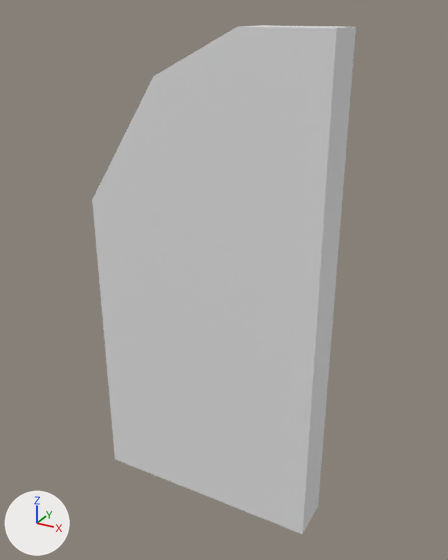
A saved change to the FBX model VRProject/Assets/_Project/ANW/Props/BrickStuffs/DoorRight.fbx.
Camera for both pictures: a 50 mm lens placed at (1.81, -5.16, 5.57), pointed at (-1.23, 0.36, 2.8). Lighting does not change. The marker at lower left points along +X, +Y and +Z. Where no turn or scale is listed for an object, it has been applied to the vertices.

Objects in the first picture: 'DoorRight'.
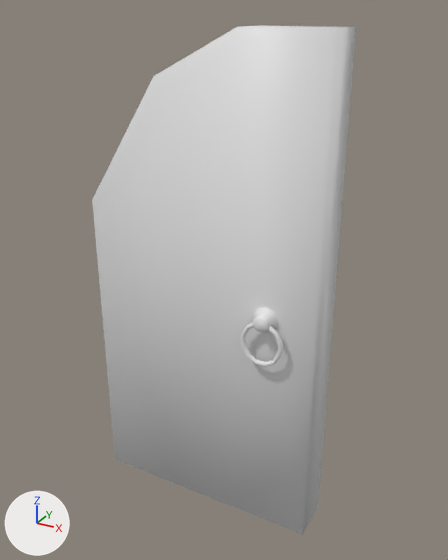
The newer file is also turned or shifted as a whole; pictures and numbers use the older file's frame.

Changed parts and their boxes (x1, y1, x2, y2) in the pictures (448 x 560 px):
```json
{"part": 1, "of": "me_cube_000", "change": "added", "after": [253, 307, 279, 333]}
{"part": 2, "of": "me_cube_000", "change": "added", "after": [240, 323, 283, 367]}
```

Edits to the scene script, one JSON object a line:
```json
{"block": "me_cube_000", "where": "# used by ob_doorright; location = (-2.7, 0.25, 0.0)"}
{"op": "remove", "block": "me_cube_000", "code": "me_cube_000.from_pydata(...)  # 169 vertices, 162 faces; spans x 0.0..2.71, y -0.25..0.43, z 0.0..5.41"}
{"op": "add", "block": "me_cube_000", "code": "me_cube_000.from_pydata(...)  # 322 vertices, 310 faces; spans x 0.0..2.71, y -0.43..0.43, z 0.0..5.41"}
{"block": "me_cube_000", "change": "me_cube_000 part 1: the loose piece of 41 vertices spanning x 2.03..2.3, y 0.18..0.43, z 2.51..2.79 is copied, and the copy is mirrored in y about the mesh origin; it spans x 2.03..2.3, y -0.43..-0.18, z 2.51..2.79"}
{"block": "me_cube_000", "change": "me_cube_000 part 2: the loose piece of 112 vertices spanning x 1.92..2.4, y 0.32..0.38, z 2.16..2.66 is copied, and the copy is mirrored in y about the mesh origin; it spans x 1.92..2.4, y -0.38..-0.32, z 2.16..2.66"}
{"block": "me_cube_000", "change": "me_cube_000 part 3: the surface is now shaded smooth"}
```
